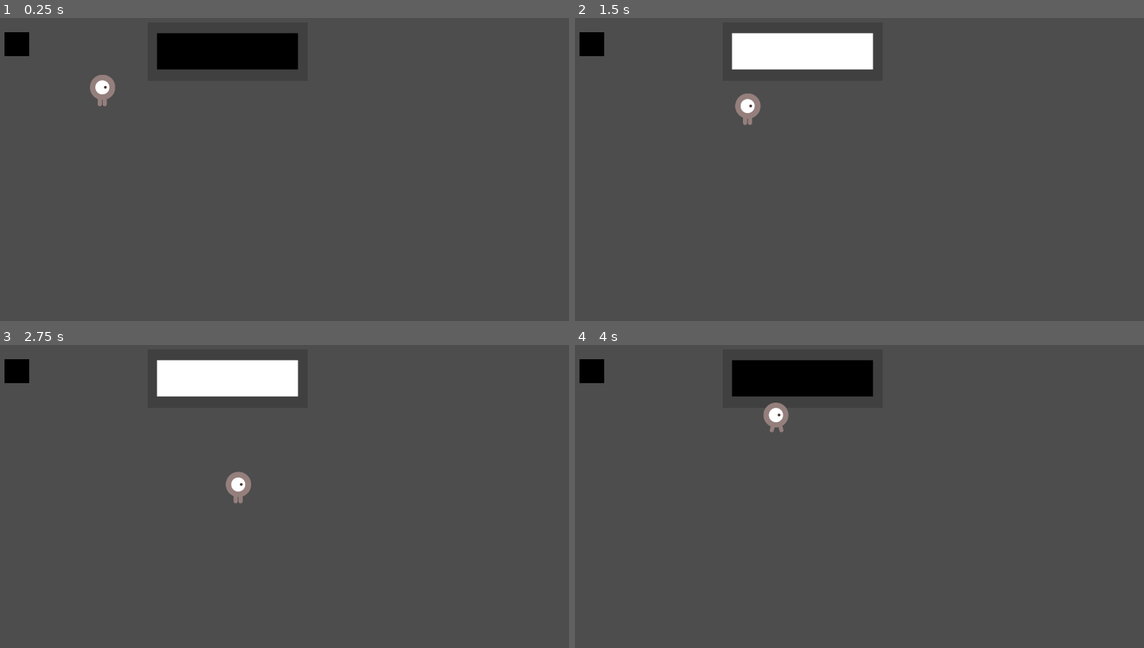
Above: before the commit, frames 1-4 (two rows, left to right).
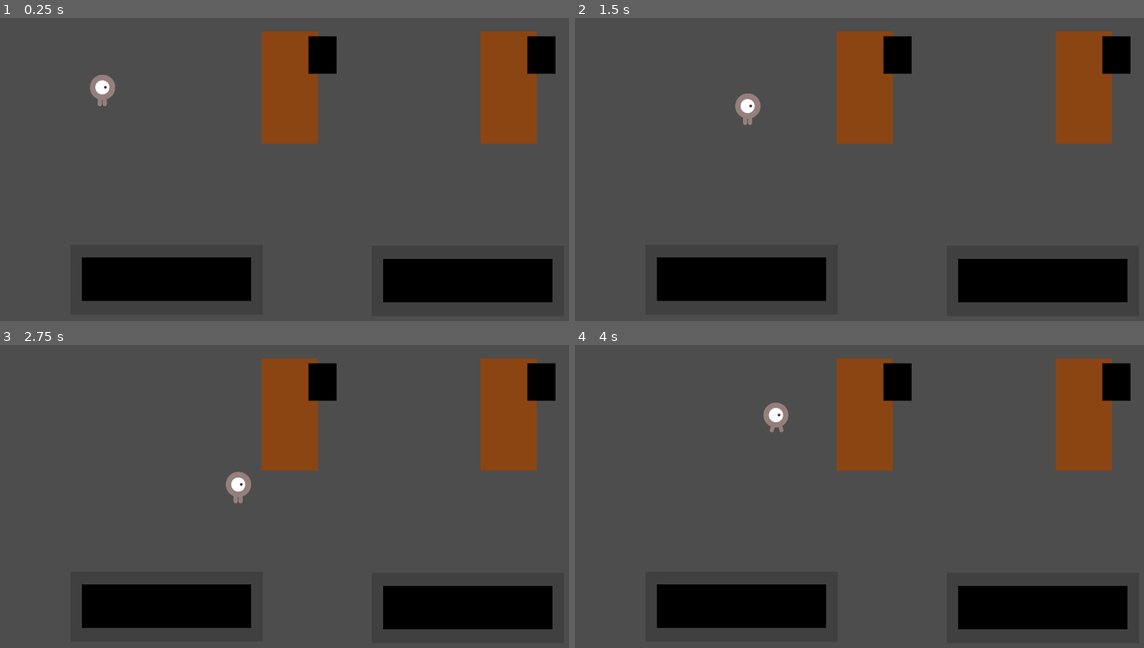
Above: after the commit, the same moments.

Repository: rknm-cell/over_employed
Game: Godot game, scene res://main_room.tscn
Two runs of this game, one before a commit and one after it. Both use one fixed random seed, a clock stepped at 60 frames per second and the inputs below.
Inputs:
- Up to frame 1 (0.25 s): no input
- Up to frame 2 (1.5 s): tap Enter (ui_accept) at 0.5 s; hold D (move_right) 0.53-1.28 s; hold Enter (ui_accept) 0.53-1.28 s; hold S (move_down) from 1.28 s (still down); tap Space (computer_activate) at 1.35 s
- Up to frame 3 (2.75 s): tap Enter (ui_accept) at 1.52, 1.55, 1.82 s; release S (move_down) at 2.03 s; hold D (move_right) from 2.03 s (still down); hold Enter (ui_accept) from 2.03 s (still down)
- Up to frame 4 (4 s): release D (move_right) at 2.78 s; release Enter (ui_accept) at 2.78 s; hold W (move_up) 2.78-3.53 s; tap Space (computer_activate) at 2.85 s; tap Enter (ui_accept) at 3.02, 3.05, 3.32 s; hold A (move_left) from 3.53 s (still down); hold Enter (ui_accept) from 3.53 s (still down)

The runs differ from the first frame. In frame 1, 19% of the frame differs, in the area x 0-98%, y 4-94%; in frame 2, 19%; in frame 3, 19%; in frame 4, 19%.

Commit message:
main layout done

Diff:
--- /dev/null
+++ b/over_employed/kitchen.gd
@@ -0,0 +1,47 @@
+extends Node2D
+
+@onready var kitchenBody = $KitchenBody/IslandVisual
+@onready var interaction_area = $KitchenInteractionArea
+@onready var audio_player = AudioStreamPlayer2D.new()
+var player_nearby = false
+var is_active = false
+
+func _ready():
+
+	# Setup audio
+	add_child(audio_player)
+	# Connect signals
+	interaction_area.body_entered.connect(_on_player_entered)
+	interaction_area.body_exited.connect(_on_player_exited)
+
+func _input(event):
+
+	if event.is_action_pressed("ui_accept") and player_nearby and not is_active:
+		activate_monitor()
+
+func _on_player_entered(body):
+
+	if body.name == "Player":
+		player_nearby = true
+		print("Player can interact with kitchen")
+
+func _on_player_exited(body):
+
+	if body.name == "Player":
+		player_nearby = false
+		print("Player left kitchen area")
+
+func activate_monitor():
+	is_active = true
+	kitchenBody.color = Color.GREEN
+	play_ding_sound()
+	print("Kitchen activated!")
+
+func play_ding_sound():
+
+	# Generate a simple ding sound
+	var stream = AudioStreamGenerator.new()
+	stream.mix_rate = 22050
+	stream.buffer_length = 0.1
+	audio_player.stream = stream
+	audio_player.play()
--- /dev/null
+++ b/over_employed/kitchen.tscn
@@ -0,0 +1,26 @@
+[gd_scene load_steps=3 format=3 uid="uid://5svu7qd851nv"]
+
+[sub_resource type="RectangleShape2D" id="RectangleShape2D_rbxf2"]
+size = Vector2(1295, 194)
+
+[sub_resource type="RectangleShape2D" id="RectangleShape2D_vloss"]
+size = Vector2(1343, 247)
+
+[node name="Kitchen" type="Node2D"]
+
+[node name="KitchenBody" type="StaticBody2D" parent="."]
+
+[node name="IslandVisual" type="ColorRect" parent="KitchenBody"]
+offset_right = 1297.0
+offset_bottom = 194.0
+color = Color(0.625597, 0.625597, 0.625597, 1)
+
+[node name="IslandCollision" type="CollisionShape2D" parent="KitchenBody"]
+position = Vector2(647.5, 97)
+shape = SubResource("RectangleShape2D_rbxf2")
+
+[node name="KitchenInteractionArea" type="Area2D" parent="."]
+
+[node name="KitchenInteractionCollision" type="CollisionShape2D" parent="KitchenInteractionArea"]
+position = Vector2(648.5, 97.5)
+shape = SubResource("RectangleShape2D_vloss")
--- a/over_employed/main_room.tscn
+++ b/over_employed/main_room.tscn
@@ -1,10 +1,10 @@
-[gd_scene load_steps=5 format=3 uid="uid://dqqm47swns33n"]
+[gd_scene load_steps=8 format=3 uid="uid://dqqm47swns33n"]
 
 [ext_resource type="PackedScene" uid="uid://ctec5h0a7ixy1" path="res://player.tscn" id="1_mi4c6"]
-
+[ext_resource type="PackedScene" uid="uid://b2c2aped82lxw" path="res://laptop.tscn" id="2_77bs5"]
 [ext_resource type="PackedScene" uid="uid://du62ifw2l32gs" path="res://computer.tscn" id="2_vu6j8"]
-
-[ext_resource type="PackedScene" uid="uid://b2c2aped82lxw" path="res://laptop.tscn" id="2_77bs5"]
+[ext_resource type="PackedScene" uid="uid://dvoy7hfnc2nc" path="res://pushpal_desk1.tscn" id="4_a7ayd"]
+[ext_resource type="PackedScene" uid="uid://5svu7qd851nv" path="res://kitchen.tscn" id="5_ss6w1"]
 
 [sub_resource type="RectangleShape2D" id="RectangleShape2D_77bs5"]
 size = Vector2(3456, 32)
@@ -43,9 +43,41 @@
 [node name="CollisionShape2D" type="CollisionShape2D" parent="WallRight"]
 shape = SubResource("RectangleShape2D_the2v")
 
+[node name="Computer" parent="." instance=ExtResource("2_vu6j8")]
+position = Vector2(2046, 1125)
+scale = Vector2(1.2, 1.2)
 
-[node name="Computer" parent="." instance=ExtResource("2_vu6j8")]
-position = Vector2(1020, 144)
+[node name="Computer2" parent="." instance=ExtResource("2_vu6j8")]
+position = Vector2(760, 1119)
+scale = Vector2(1.2, 1.2)
 
-[node name="Laptop" parent="." instance=ExtResource("2_77bs5")]
-position = Vector2(90, 94)
+[node name="SupplyCloset" parent="." instance=ExtResource("2_vu6j8")]
+position = Vector2(250, 1848)
+scale = Vector2(0.7, 0.7)
+
+[node name="PrinterTable" parent="." instance=ExtResource("2_vu6j8")]
+position = Vector2(3385, 1414)
+rotation = -1.5708
+scale = Vector2(0.7, 0.7)
+
+[node name="Printer" parent="." instance=ExtResource("2_77bs5")]
+position = Vector2(3217, 1741)
+scale = Vector2(2, 2)
+
+[node name="PushpalDesk1" parent="." instance=ExtResource("4_a7ayd")]
+position = Vector2(1405, 58)
+rotation = 1.5708
+scale = Vector2(4, 4)
+
+[node name="PushpalDesk3" parent="." instance=ExtResource("4_a7ayd")]
+position = Vector2(3193, 58)
+rotation = 1.5708
+scale = Vector2(4, 4)
+
+[node name="PushpalDesk2" parent="." instance=ExtResource("4_a7ayd")]
+position = Vector2(2340, 58)
+rotation = 1.5708
+scale = Vector2(4, 4)
+
+[node name="Kitchen" parent="." instance=ExtResource("5_ss6w1")]
+position = Vector2(1079, 1715)
--- /dev/null
+++ b/over_employed/pushpal_desk_2.gd
@@ -0,0 +1,11 @@
+extends Node2D
+
+
+# Called when the node enters the scene tree for the first time.
+func _ready() -> void:
+	pass # Replace with function body.
+
+
+# Called every frame. 'delta' is the elapsed time since the previous frame.
+func _process(delta: float) -> void:
+	pass
--- /dev/null
+++ b/over_employed/pushpal_desk_3.gd
@@ -0,0 +1,11 @@
+extends Node2D
+
+
+# Called when the node enters the scene tree for the first time.
+func _ready() -> void:
+	pass # Replace with function body.
+
+
+# Called every frame. 'delta' is the elapsed time since the previous frame.
+func _process(delta: float) -> void:
+	pass
Not shown, added: over_employed/kitchen.gd.uid
Not shown, added: over_employed/pushpal_desk_2.gd.uid
Not shown, added: over_employed/pushpal_desk_3.gd.uid
